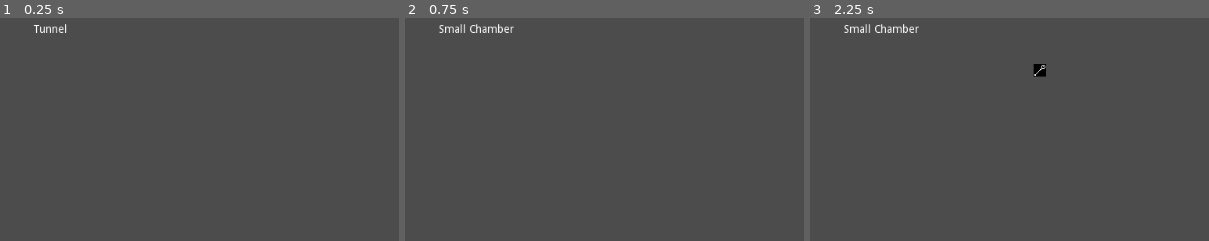
Above: before the commit, frames 1-3 (left to right).
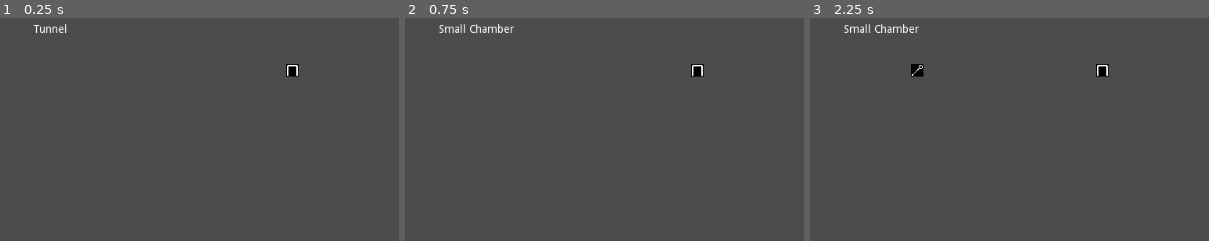
Above: after the commit, the same moments.

Repository: doctor-g/7DRL-2021
Game: Godot game, scene res://src/Game.tscn
Two runs of this game, one before a commit and one after it. Both use one fixed random seed, a clock stepped at 60 frames per second and the inputs below.
Inputs:
- Up to frame 1 (0.25 s): no input
- Up to frame 2 (0.75 s): click "Small Chamber" at 0.5 s
- Up to frame 3 (2.25 s): click "Goblin" at 1.25 s; click "Weapon" at 2 s
The pictures show only the part of the screen within x 33-83%, y 0-50%; the shares and areas given below are measured in that part.

The runs differ from the first frame. In frame 1, 0.2% of the frame differs, in the area x 71-75%, y 20-27%; in frame 2, 0.2%; in frame 3, 0.5%, in the area x 25-75%, y 20-27%.

Commit message:
Replace advance button with door
The rest button has also been removed.

Diff:
--- /dev/null
+++ b/project/src/Door.gd
@@ -0,0 +1,7 @@
+extends Area2D
+
+signal pressed
+
+func _input_event(_viewport, event, _shape_idx):
+	if event is InputEventMouseButton and event.is_pressed():
+		emit_signal("pressed")
--- /dev/null
+++ b/project/src/Door.tscn
@@ -0,0 +1,15 @@
+[gd_scene load_steps=4 format=2]
+
+[ext_resource path="res://src/OneBitSprite.tscn" type="PackedScene" id=1]
+[ext_resource path="res://src/Door.gd" type="Script" id=2]
+
+[sub_resource type="RectangleShape2D" id=1]
+
+[node name="Door" type="Area2D"]
+script = ExtResource( 2 )
+
+[node name="Sprite" parent="." instance=ExtResource( 1 )]
+frame = 434
+
+[node name="CollisionShape2D" type="CollisionShape2D" parent="."]
+shape = SubResource( 1 )
--- a/project/src/Game.gd
+++ b/project/src/Game.gd
@@ -82,7 +82,6 @@
 func _on_Monster_defeated(monster)->void:
 	$MonsterSlot.remove_child(monster)
 	monster.queue_free()
-	_update_action_buttons()
 
 
 func _update_cards():
@@ -103,21 +102,15 @@
 		child.disconnect("played", self, "_on_Card_played")
 		$CardBox.remove_child(child)
 		_discard.append(child)
-	_update_action_buttons()
 	$CardsDoneButton.disabled = true
+	$ActionsDoneButton.disabled = false
 
-	# Listen for attacking the monsters
+	# Listen for interactions
 	for monster in $MonsterSlot.get_children():
 		monster.connect("pressed", self, "_on_Monster_attacked", [monster])
-	# Listen for looting the items
 	for item in $ItemSlot.get_children():
 		item.connect("pressed", self, "_on_Item_looted", [item])
-
-
-func _update_action_buttons():
-	$HBoxContainer/RestButton.disabled = has_monster() or ap==0 or player.hp == 10
-	$HBoxContainer/AdvanceButton.disabled = has_monster() or ap == 0
-	$ActionsDoneButton.disabled = false
+	$DoorSlot.get_child(0).connect("pressed", self, "_on_Door_pressed")
 
 
 func has_monster():
@@ -136,14 +129,16 @@
 
 
 func _finish_action_phase()->void:
+	# Disconnect signals
 	for monster in $MonsterSlot.get_children():
 		monster.disconnect("pressed", self, "_on_Monster_attacked")
 	for item in $ItemSlot.get_children():
 		item.disconnect("pressed", self, "_on_Item_looted")
+	$DoorSlot.get_child(0).disconnect("pressed", self, "_on_Door_pressed")
+
+	# Clean up the phase
 	ap = 0
 	_update_ap_label()
-	$HBoxContainer/RestButton.disabled = true
-	$HBoxContainer/AdvanceButton.disabled = true
 	$CardsDoneButton.disabled = false
 	$ActionsDoneButton.disabled = true
 	_draw_hand()
@@ -153,30 +148,11 @@
 	return $ItemSlot.get_child_count() > 0
 
 
-func _on_RestButton_pressed():
-	assert(player.hp < 10)
-	player.hp += 1
-	ap -= 1
-	_update_ap_label()
-	_update_action_buttons()
-
-
-func _on_AdvanceButton_pressed():
-	assert(not has_monster())
-	for item in $ItemSlot.get_children():
-		$ItemSlot.remove_child(item)
-		item.disconnect("pressed", self, "_on_Item_looted")
-	_set_room(_Tunnel.new())
-	_finish_action_phase()
-
-
-
 func _on_Monster_attacked(monster)->void:
 	if ap > 0:
 		monster.hp -= 1
 		ap -= 1
 		_update_ap_label()
-		_update_action_buttons()
 
 
 func _on_Item_looted(item)->void:
@@ -187,9 +163,25 @@
 
 		item.disconnect("pressed", self, "_on_Item_looted")
 
-		for monster in $MonsterSlot.get_children():
-			print("The %s attacks you!" % monster.name)
-			player.hp -= 2
+		_do_all_monster_attack()
 
 		_update_ap_label()
-		_update_action_buttons()
+
+
+func _on_Door_pressed():
+	if has_monster():
+		_do_all_monster_attack()
+		ap -= 1
+		_update_ap_label()
+	else:
+		for item in $ItemSlot.get_children():
+			$ItemSlot.remove_child(item)
+			item.disconnect("pressed", self, "_on_Item_looted")
+		_set_room(_Tunnel.new())
+		_finish_action_phase()
+
+
+func _do_all_monster_attack():
+	for monster in $MonsterSlot.get_children():
+		print("The %s attacks you!" % monster.name)
+		player.hp -= 2
--- a/project/src/Game.tscn
+++ b/project/src/Game.tscn
@@ -1,6 +1,7 @@
-[gd_scene load_steps=2 format=2]
+[gd_scene load_steps=3 format=2]
 
 [ext_resource path="res://src/Game.gd" type="Script" id=1]
+[ext_resource path="res://src/Door.tscn" type="PackedScene" id=2]
 
 [node name="Game" type="Node2D"]
 script = ExtResource( 1 )
@@ -27,26 +28,6 @@
 margin_bottom = 17.0
 text = "AP: X"
 
-[node name="RestButton" type="Button" parent="HBoxContainer"]
-margin_left = 37.0
-margin_right = 77.0
-margin_bottom = 20.0
-disabled = true
-text = "Rest"
-__meta__ = {
-"_edit_use_anchors_": false
-}
-
-[node name="AdvanceButton" type="Button" parent="HBoxContainer"]
-margin_left = 81.0
-margin_right = 147.0
-margin_bottom = 20.0
-disabled = true
-text = "Advance"
-__meta__ = {
-"_edit_use_anchors_": false
-}
-
 [node name="CardBox" type="HBoxContainer" parent="."]
 margin_top = 415.311
 margin_right = 1024.0
@@ -60,7 +41,12 @@
 position = Vector2( 197.553, 85.3071 )
 
 [node name="ItemSlot" type="Node2D" parent="."]
-position = Vector2( 636.436, 85.3071 )
+position = Vector2( 478.576, 85.3071 )
+
+[node name="DoorSlot" type="Node2D" parent="."]
+position = Vector2( 715.896, 85.3071 )
+
+[node name="Door" parent="DoorSlot" instance=ExtResource( 2 )]
 
 [node name="CardsDoneButton" type="Button" parent="."]
 margin_left = 966.44
@@ -102,7 +88,5 @@
 __meta__ = {
 "_edit_use_anchors_": false
 }
-[connection signal="pressed" from="HBoxContainer/RestButton" to="." method="_on_RestButton_pressed"]
-[connection signal="pressed" from="HBoxContainer/AdvanceButton" to="." method="_on_AdvanceButton_pressed"]
 [connection signal="pressed" from="CardsDoneButton" to="." method="_on_CardsDoneButton_pressed"]
 [connection signal="pressed" from="ActionsDoneButton" to="." method="_on_ActionsDoneButton_pressed"]
